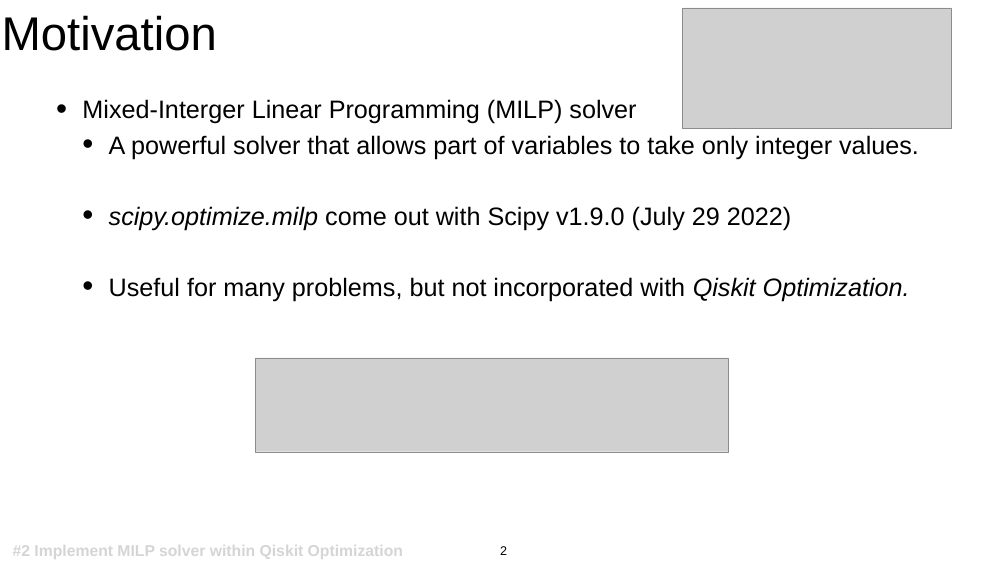
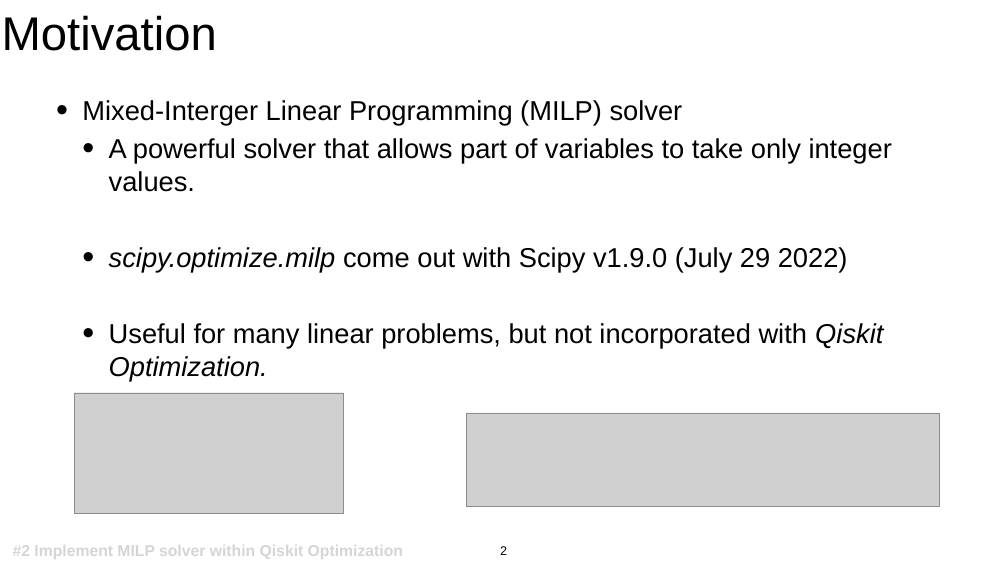
Before and after one commit to Dran-Z/QAMP2022-MILP-solver, a slide deck: slide 2 of slides/Checkpoint-1.pptx. Drawn at 1008x567 pixels with LibreOffice and Linux fonts; fonts in the diff are those of the drawing; grey boxes stand for pictures. Boxes give left, top, right and bottom in pixels: in the first picture for what was removed or moved away, otherwise in the second. Text is boxed around its words. In the diff, an @@ line names an element or a change of style, - is before the commit and + after.

```diff
--- a/slides/Checkpoint-1.pptx
+++ b/slides/Checkpoint-1.pptx
@@ text at (82,100,892,272): size 48 to 52 pt in "Mixed-Interger Linear Programming (MILP) solver", "A powerful solver that allows part of ...", "scipy.optimize.milp come out with Scipy v1.9.0 (July ..." @@
@@ text at (109,323,883,381): text changed; size 48 to 52 pt @@
-  • Useful for many problems, but not incorporated with Qiskit Optimization.
+  • Useful for many linear problems, but not incorporated with Qiskit Optimization.
@@ picture: place and size @@
-picture at (682,8,951,128)
+picture at (74,393,344,513)
@@ picture: place and size @@
-picture at (255,358,728,452)
+picture at (466,413,939,506)
```
Also in this commit, not shown: 1 other slide changed, 3 other files.
